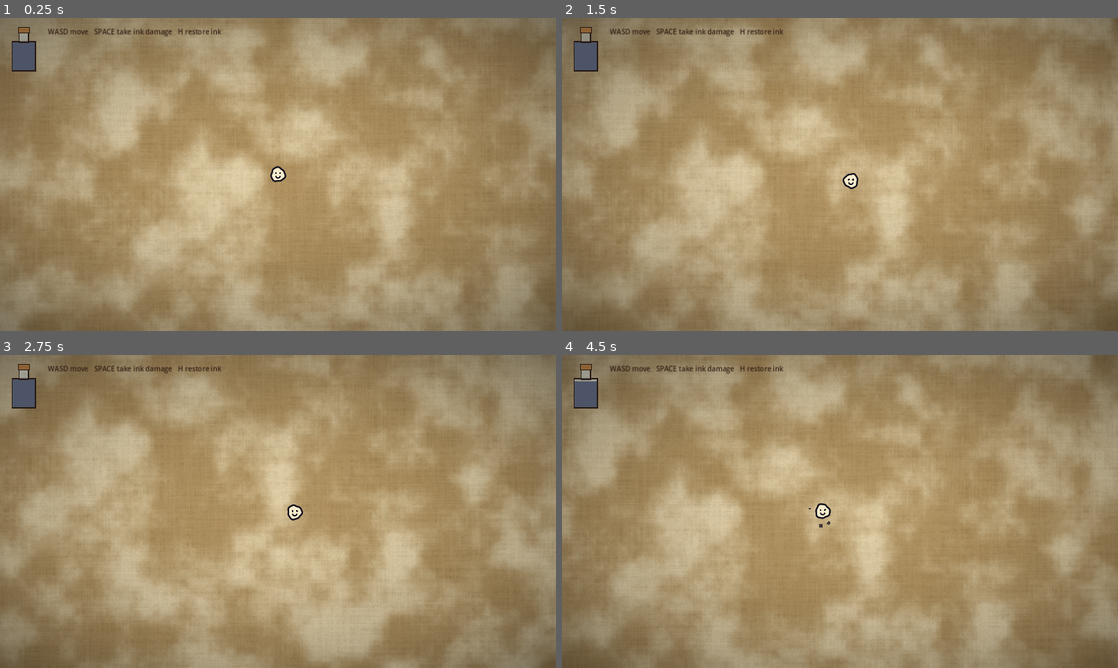
Above: before the commit, frames 1-4 (two rows, left to right).
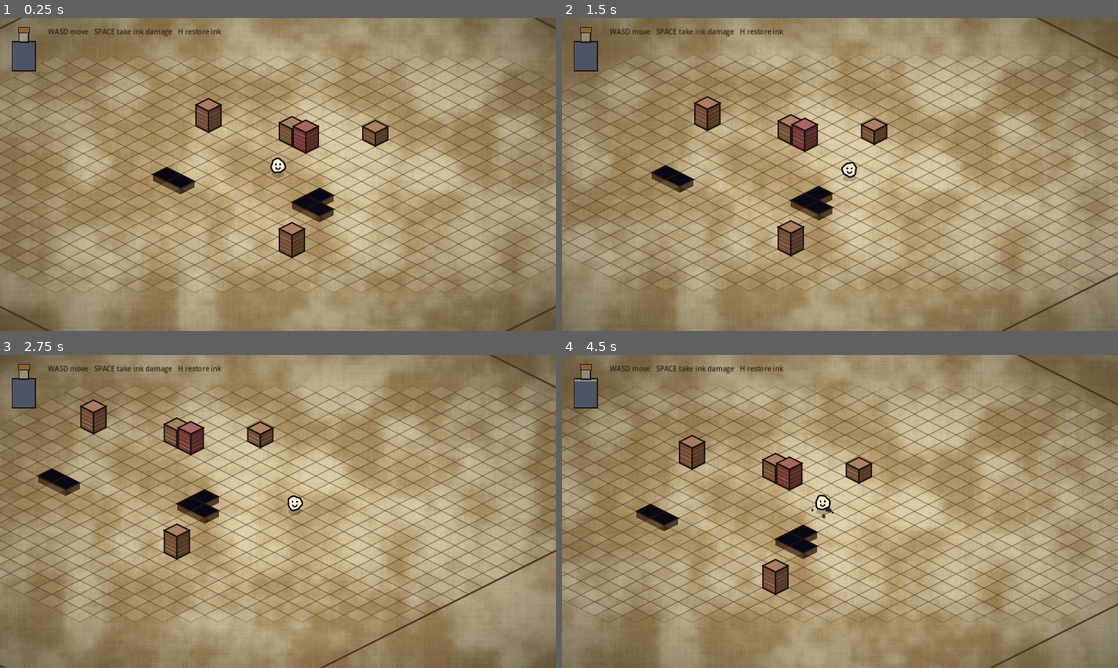
Above: after the commit, the same moments.

Repository: calebwilsonit-tech/The_Last_Storytender
Game: Godot game, scene res://scenes/main.tscn
The game is run twice, just before and just after one commit, with the same random seed, the same clock (stepped at 60 frames per second) and the same inputs.
Inputs:
- Up to frame 1 (0.25 s): no input
- Up to frame 2 (1.5 s): hold D (move_right) 0.53-1.28 s; hold S (move_down) from 1.28 s (still down)
- Up to frame 3 (2.75 s): release S (move_down) at 2.03 s; hold D (move_right) from 2.03 s (still down)
- Up to frame 4 (4.5 s): release D (move_right) at 2.78 s; hold W (move_up) 2.78-3.53 s; hold A (move_left) from 3.53 s (still down); tap Space (debug_damage) at 4.15 s

The runs differ from the first frame. In frame 1, 41% of the frame differs, in the area x 0-100%, y 0-100%; in frame 2, 43%; in frame 3, 42%; in frame 4, 43%.

Commit message:
Switch to isometric view: iso projection, tile floor, pits, book blocks, Y-sorting
Co-Authored-By: Claude Sonnet 5.5 <noreply@anthropic.com>
Claude-Session: https://claude.ai/code/session_016gJ6h7fwHSB3wbPLZqVGQo

Diff:
--- /dev/null
+++ b/scripts/iso.gd
@@ -0,0 +1,23 @@
+class_name Iso
+extends RefCounted
+## 2:1 isometric projection helpers. Gameplay "grid" coords are (x, y) tiles;
+## screen coords are what Node2D positions use.
+
+const TILE_W := 64.0
+const TILE_H := 32.0
+
+static func to_screen(cell: Vector2) -> Vector2:
+	return Vector2((cell.x - cell.y) * TILE_W * 0.5, (cell.x + cell.y) * TILE_H * 0.5)
+
+static func to_grid(p: Vector2) -> Vector2:
+	var gx := p.x / TILE_W + p.y / TILE_H
+	var gy := p.y / TILE_H - p.x / TILE_W
+	return Vector2(gx, gy)
+
+## Diamond footprint of one tile centered on `center`, scaled by `s`.
+static func diamond(center: Vector2, s := 1.0) -> PackedVector2Array:
+	var hw := TILE_W * 0.5 * s
+	var hh := TILE_H * 0.5 * s
+	return PackedVector2Array([
+		center + Vector2(0, -hh), center + Vector2(hw, 0),
+		center + Vector2(0, hh), center + Vector2(-hw, 0)])
--- /dev/null
+++ b/scripts/iso_block.gd
@@ -0,0 +1,32 @@
+class_name IsoBlock
+extends StaticBody2D
+## A stacked-books style cube sitting on one tile. Position = base center of
+## the tile, so Y-sorting puts the player correctly in front of / behind it.
+
+@export var height := 36.0
+@export var tint := Color(0.55, 0.3, 0.2)
+
+func _ready() -> void:
+	var cs := CollisionPolygon2D.new()
+	cs.polygon = Iso.diamond(Vector2.ZERO, 0.9)
+	add_child(cs)
+
+func _draw() -> void:
+	var d := Iso.diamond(Vector2.ZERO, 0.9)
+	var up := Vector2(0, -height)
+	var top := PackedVector2Array([d[0] + up, d[1] + up, d[2] + up, d[3] + up])
+	var left := PackedVector2Array([d[3], d[2], d[2] + up, d[3] + up])
+	var right := PackedVector2Array([d[2], d[1], d[1] + up, d[2] + up])
+	var ink := Color(0.12, 0.08, 0.06)
+	draw_colored_polygon(left, tint.darkened(0.25))
+	draw_colored_polygon(right, tint.darkened(0.45))
+	draw_colored_polygon(top, tint.lightened(0.15))
+	# Page-edge lines on the sides, like a stack of books.
+	for i in range(1, int(height / 9.0)):
+		var o := Vector2(0, -i * 9.0)
+		draw_line(d[3] + o, d[2] + o, Color(1, 0.95, 0.8, 0.35), 1.0)
+		draw_line(d[2] + o, d[1] + o, Color(1, 0.95, 0.8, 0.2), 1.0)
+	for poly in [top, left, right]:
+		var loop: PackedVector2Array = poly.duplicate()
+		loop.append(poly[0])
+		draw_polyline(loop, ink, 2.0, true)
--- /dev/null
+++ b/scripts/iso_floor.gd
@@ -0,0 +1,69 @@
+class_name IsoFloor
+extends Node2D
+## Draws the isometric page: faint drafting-grid diamonds over the parchment,
+## and void pits ("plot holes") where the world was never written.
+## Only cells near the camera are drawn.
+
+@export var grid_size := 40            # world is grid_size x grid_size tiles
+@export var view_radius := 16          # tiles drawn around the focus point
+
+var pits: Dictionary = {}              # Vector2i -> true
+var focus := Vector2.ZERO              # screen-space point to draw around
+
+func is_pit(cell: Vector2i) -> bool:
+	return pits.has(cell)
+
+func in_bounds(cell: Vector2i) -> bool:
+	return cell.x >= 0 and cell.y >= 0 and cell.x < grid_size and cell.y < grid_size
+
+func _process(_delta: float) -> void:
+	queue_redraw()
+
+func _draw() -> void:
+	var g := Iso.to_grid(focus)
+	var cx := int(floor(g.x))
+	var cy := int(floor(g.y))
+	var ink := Color(0.25, 0.17, 0.1)
+	# Back-to-front so pit walls overlap correctly.
+	for s in range(cx + cy - view_radius, cx + cy + view_radius + 1):
+		for x in range(cx - view_radius, cx + view_radius + 1):
+			var y := s - x
+			if abs(y - cy) > view_radius:
+				continue
+			var cell := Vector2i(x, y)
+			if not in_bounds(cell):
+				continue
+			var c := Iso.to_screen(Vector2(x, y))
+			if pits.has(cell):
+				_draw_pit(c)
+				continue
+			var d := Iso.diamond(c)
+			# Alternate faint tint like ruled paper stock.
+			if (x + y) % 2 == 0:
+				draw_colored_polygon(d, Color(1, 0.97, 0.85, 0.10))
+			var loop := d.duplicate()
+			loop.append(d[0])
+			draw_polyline(loop, Color(ink, 0.22), 1.2, true)
+	_draw_border(ink)
+
+func _draw_pit(c: Vector2) -> void:
+	var d := Iso.diamond(c)
+	var depth := 14.0
+	# Inner walls (left & right faces dropping into the void).
+	var l := PackedVector2Array([d[3], d[2], d[2] + Vector2(0, depth), d[3] + Vector2(0, depth)])
+	var r := PackedVector2Array([d[2], d[1], d[1] + Vector2(0, depth), d[2] + Vector2(0, depth)])
+	draw_colored_polygon(d, Color(0.04, 0.03, 0.08))
+	draw_colored_polygon(l, Color(0.32, 0.22, 0.13))
+	draw_colored_polygon(r, Color(0.24, 0.16, 0.1))
+	var loop := d.duplicate()
+	loop.append(d[0])
+	draw_polyline(loop, Color(0.1, 0.07, 0.05), 2.0, true)
+
+func _draw_border(ink: Color) -> void:
+	var lo := -0.5
+	var hi := grid_size - 0.5
+	var pts := PackedVector2Array([
+		Iso.to_screen(Vector2(lo, lo)), Iso.to_screen(Vector2(hi, lo)),
+		Iso.to_screen(Vector2(hi, hi)), Iso.to_screen(Vector2(lo, hi))])
+	pts.append(pts[0])
+	draw_polyline(pts, Color(ink, 0.8), 3.0, true)
--- a/scripts/main.gd
+++ b/scripts/main.gd
@@ -7,6 +7,7 @@
 var _paper: ColorRect
 var _camera: Camera2D
 var _player: Player
+var _floor: IsoFloor
 
 func _ready() -> void:
 	# Parchment background on its own canvas layer, behind the world.
@@ -21,12 +22,28 @@
 	_paper.material = mat
 	bg.add_child(_paper)
 
+	_floor = IsoFloor.new()
+	_floor.z_index = -5
+	add_child(_floor)
+	_build_world()
+
+	# Everything that must depth-sort lives under one Y-sorted node.
+	var actors := Node2D.new()
+	actors.y_sort_enabled = true
+	add_child(actors)
+
+	for cell in _block_cells:
+		var b := IsoBlock.new()
+		b.position = Iso.to_screen(Vector2(cell))
+		b.tint = Color.from_hsv(randf_range(0.0, 0.1), 0.55, 0.6)
+		b.height = randf_range(27.0, 54.0)
+		actors.add_child(b)
+
 	_player = Player.new()
-	add_child(_player)
-	var cs := CollisionShape2D.new()
-	var circle := CircleShape2D.new()
-	circle.radius = 14.0
-	cs.shape = circle
+	_player.position = Iso.to_screen(Vector2(20, 20))
+	actors.add_child(_player)
+	var cs := CollisionPolygon2D.new()
+	cs.polygon = Iso.diamond(Vector2.ZERO, 0.4)  # small footprint at the feet
 	_player.add_child(cs)
 
 	_camera = Camera2D.new()
@@ -47,7 +64,39 @@
 	help.add_theme_color_override("font_color", Color(0.2, 0.12, 0.08))
 	hud.add_child(help)
 
+var _block_cells: Array[Vector2i] = []
+
+func _build_world() -> void:
+	# A few void pits ("plot holes") and book-stack obstacles to test with.
+	for c in [Vector2i(23, 20), Vector2i(23, 21), Vector2i(24, 21), Vector2i(16, 24), Vector2i(17, 24)]:
+		_floor.pits[c] = true
+		_add_wall_body(c)
+	_block_cells = [Vector2i(18, 17), Vector2i(19, 17), Vector2i(26, 25), Vector2i(14, 19), Vector2i(21, 14)]
+	# World boundary so the player can't leave the page.
+	var lo := -0.5
+	var hi := _floor.grid_size - 0.5
+	for edge in [[Vector2(lo, lo), Vector2(hi, lo)], [Vector2(hi, lo), Vector2(hi, hi)],
+			[Vector2(hi, hi), Vector2(lo, hi)], [Vector2(lo, hi), Vector2(lo, lo)]]:
+		var body := StaticBody2D.new()
+		var seg := CollisionShape2D.new()
+		var shape := SegmentShape2D.new()
+		shape.a = Iso.to_screen(edge[0])
+		shape.b = Iso.to_screen(edge[1])
+		seg.shape = shape
+		body.add_child(seg)
+		add_child(body)
+
+func _add_wall_body(cell: Vector2i) -> void:
+	# Pits block movement for now; falling in comes later.
+	var body := StaticBody2D.new()
+	var poly := CollisionPolygon2D.new()
+	poly.polygon = Iso.diamond(Vector2.ZERO, 0.95)
+	body.position = Iso.to_screen(Vector2(cell))
+	body.add_child(poly)
+	add_child(body)
+
 func _process(_delta: float) -> void:
+	_floor.focus = _player.position
 	var size := get_viewport_rect().size
 	var mat := _paper.material as ShaderMaterial
 	mat.set_shader_parameter("screen_size", size)
--- a/scripts/player.gd
+++ b/scripts/player.gd
@@ -26,9 +26,12 @@
 		move_and_slide()
 		return
 
+	# WASD are screen directions. The 2:1 isometric plane is squashed
+	# vertically, so halve the vertical speed to keep motion visually even.
 	var dir := Input.get_vector("move_left", "move_right", "move_up", "move_down")
+	var target := Vector2(dir.x, dir.y * 0.5) * speed
 	if dir != Vector2.ZERO:
-		velocity = velocity.move_toward(dir * speed, accel * delta)
+		velocity = velocity.move_toward(target, accel * delta)
 	else:
 		velocity = velocity.move_toward(Vector2.ZERO, friction * delta)
 	move_and_slide()
@@ -53,7 +56,7 @@
 	for i in int(amount / 3.0) + 2:
 		var a := randf() * TAU
 		_splats.append({
-			"pos": Vector2.from_angle(a) * randf_range(8.0, 34.0),
+			"pos": Vector2.from_angle(a) * randf_range(8.0, 34.0) * Vector2(1, 0.5),
 			"radius": randf_range(2.0, 6.0),
 			"age": 0.0,
 		})
@@ -74,8 +77,13 @@
 		var fade: float = 1.0 - float(s.age) / 6.0
 		draw_circle(s.pos, s.radius, Color(inkc, 0.8 * fade))
 	if is_crumpled:
+		draw_set_transform(Vector2(0, -8), 0.0, Vector2.ONE)
 		_draw_crumpled(inkc)
 		return
+	# Contact shadow on the page, then the body lifted so feet sit at origin.
+	draw_set_transform(Vector2.ZERO, 0.0, Vector2(1, 0.5))
+	draw_circle(Vector2.ZERO, 15.0, Color(0, 0, 0, 0.22))
+	draw_set_transform(Vector2(0, -20), 0.0, Vector2.ONE)
 	# Hand-drawn doodle: wobbly outline, two eyes, a little flame-tail.
 	var pts := PackedVector2Array()
 	var n := 28
Not shown, changed: README.md
Not shown, changed: docs/GDD.md
